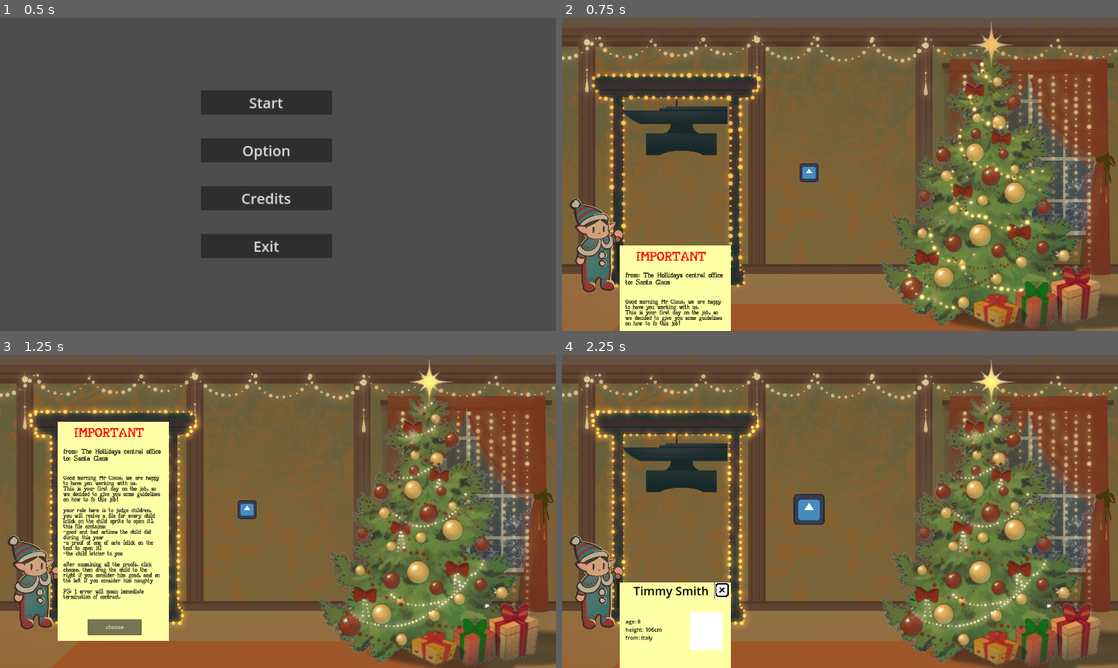
Above: before the commit, frames 1-4 (two rows, left to right).
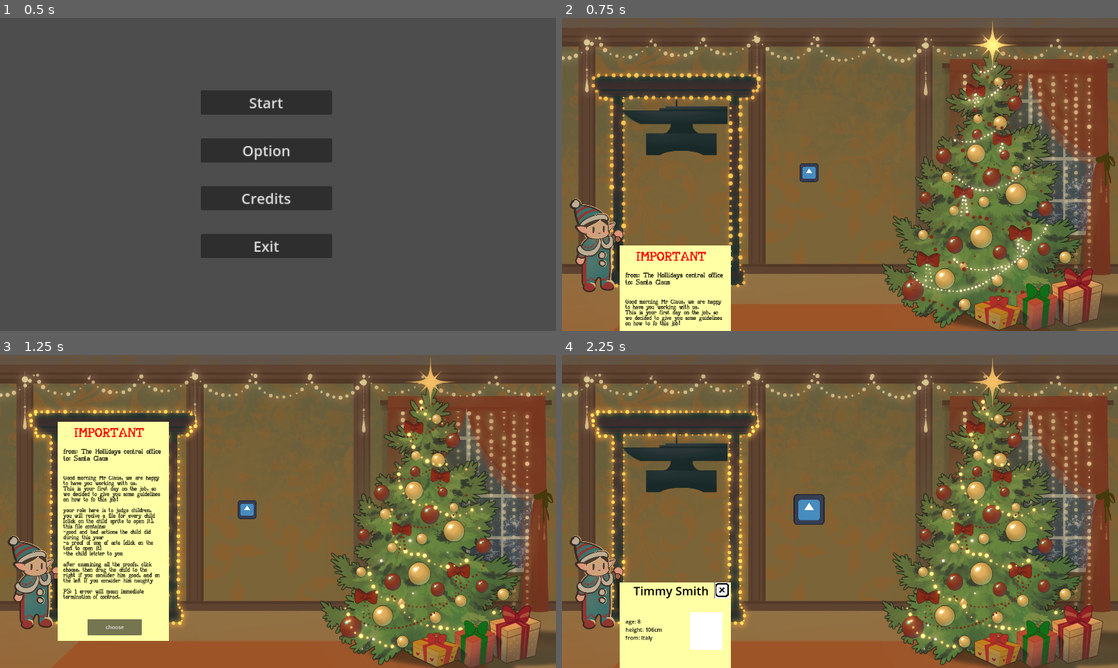
Above: after the commit, the same moments.

Repository: Zapzoop/chritmasgamejam
Game: Godot game, scene res://main_menu/mainmenu.tscn
Two runs of this game, one before a commit and one after it. Both use one fixed random seed, a clock stepped at 60 frames per second and the inputs below. The engine's default icon, where the game draws it, is replaced by a stand-in: a white triangle on a blue panel in a dark square.
Inputs (mouse positions are in pixels of both pictures, inside the frame that each line leads up to):
- Up to frame 1 (0.5 s): no input
- Up to frame 2 (0.75 s): click "Start" at 0.5 s
- Up to frame 3 (1.25 s): no input
- Up to frame 4 (2.25 s): click "choose" at 1.25 s; move the mouse to (806, 508) at 2.02 s; press the mouse at (806, 508) at 2.03 s

Frame 1 is identical in both runs. In frame 2, 7.6% of the frame differs, in the area x 57-98%, y 0-100%; in frame 3, 7.7%; in frame 4, 7.7%.

Commit message:
added the new tree textures

Diff:
--- a/assets/scenes&scripts/child_file.tscn
+++ b/assets/scenes&scripts/child_file.tscn
@@ -2,6 +2,21 @@
 
 [ext_resource type="Script" path="res://generator/generator.gd" id="1_tt4ca"]
 [ext_resource type="Texture2D" uid="uid://cbkldmjmlvhyw" path="res://assets/icons/close.jpg" id="2_fnb60"]
+
+[sub_resource type="Animation" id="Animation_xboi3"]
+resource_name = "close"
+tracks/0/type = "value"
+tracks/0/imported = false
+tracks/0/enabled = true
+tracks/0/path = NodePath(".:position")
+tracks/0/interp = 1
+tracks/0/loop_wrap = true
+tracks/0/keys = {
+"times": PackedFloat32Array(0, 0.2, 0.5, 0.9),
+"transitions": PackedFloat32Array(1, 1, 1, 1),
+"update": 0,
+"values": [Vector2(120, 90), Vector2(120, 130), Vector2(120, 200), Vector2(120, 664)]
+}
 
 [sub_resource type="Animation" id="Animation_plked"]
 resource_name = "open"
@@ -16,21 +31,6 @@
 "transitions": PackedFloat32Array(1, 1, 1, 1),
 "update": 0,
 "values": [Vector2(120, 664), Vector2(120, 200), Vector2(120, 130), Vector2(120, 90)]
-}
-
-[sub_resource type="Animation" id="Animation_xboi3"]
-resource_name = "close"
-tracks/0/type = "value"
-tracks/0/imported = false
-tracks/0/enabled = true
-tracks/0/path = NodePath(".:position")
-tracks/0/interp = 1
-tracks/0/loop_wrap = true
-tracks/0/keys = {
-"times": PackedFloat32Array(0, 0.2, 0.5, 0.9),
-"transitions": PackedFloat32Array(1, 1, 1, 1),
-"update": 0,
-"values": [Vector2(120, 90), Vector2(120, 130), Vector2(120, 200), Vector2(120, 664)]
 }
 
 [sub_resource type="AnimationLibrary" id="AnimationLibrary_xxlrj"]
--- a/assets/scenes&scripts/tutorial.tscn
+++ b/assets/scenes&scripts/tutorial.tscn
@@ -7,6 +7,21 @@
 [sub_resource type="Theme" id="Theme_j6tsk"]
 default_font = ExtResource("2_aqwty")
 default_font_size = 28
+
+[sub_resource type="Animation" id="Animation_xboi3"]
+resource_name = "close"
+tracks/0/type = "value"
+tracks/0/imported = false
+tracks/0/enabled = true
+tracks/0/path = NodePath(".:position")
+tracks/0/interp = 1
+tracks/0/loop_wrap = true
+tracks/0/keys = {
+"times": PackedFloat32Array(0, 0.2, 0.5, 0.9),
+"transitions": PackedFloat32Array(1, 1, 1, 1),
+"update": 0,
+"values": [Vector2(120, 90), Vector2(120, 130), Vector2(120, 200), Vector2(120, 664)]
+}
 
 [sub_resource type="Animation" id="Animation_plked"]
 resource_name = "open"
@@ -21,21 +36,6 @@
 "transitions": PackedFloat32Array(1, 1, 1, 1),
 "update": 0,
 "values": [Vector2(120, 664), Vector2(120, 200), Vector2(120, 130), Vector2(120, 90)]
-}
-
-[sub_resource type="Animation" id="Animation_xboi3"]
-resource_name = "close"
-tracks/0/type = "value"
-tracks/0/imported = false
-tracks/0/enabled = true
-tracks/0/path = NodePath(".:position")
-tracks/0/interp = 1
-tracks/0/loop_wrap = true
-tracks/0/keys = {
-"times": PackedFloat32Array(0, 0.2, 0.5, 0.9),
-"transitions": PackedFloat32Array(1, 1, 1, 1),
-"update": 0,
-"values": [Vector2(120, 90), Vector2(120, 130), Vector2(120, 200), Vector2(120, 664)]
 }
 
 [sub_resource type="AnimationLibrary" id="AnimationLibrary_xxlrj"]
--- a/character/anvil/anvil_file.tscn
+++ b/character/anvil/anvil_file.tscn
@@ -3,6 +3,21 @@
 [ext_resource type="Script" path="res://anvil.gd" id="1_patcr"]
 [ext_resource type="Theme" uid="uid://cuevdh5m46808" path="res://assets/fonts/normal.tres" id="2_cpgnb"]
 [ext_resource type="Texture2D" uid="uid://cbkldmjmlvhyw" path="res://assets/icons/close.jpg" id="3_ny1pj"]
+
+[sub_resource type="Animation" id="Animation_xboi3"]
+resource_name = "close"
+tracks/0/type = "value"
+tracks/0/imported = false
+tracks/0/enabled = true
+tracks/0/path = NodePath(".:position")
+tracks/0/interp = 1
+tracks/0/loop_wrap = true
+tracks/0/keys = {
+"times": PackedFloat32Array(0, 0.2, 0.5, 0.9),
+"transitions": PackedFloat32Array(1, 1, 1, 1),
+"update": 0,
+"values": [Vector2(120, 90), Vector2(120, 130), Vector2(120, 200), Vector2(120, 664)]
+}
 
 [sub_resource type="Animation" id="Animation_plked"]
 resource_name = "open"
@@ -17,21 +32,6 @@
 "transitions": PackedFloat32Array(1, 1, 1, 1),
 "update": 0,
 "values": [Vector2(120, 664), Vector2(120, 200), Vector2(120, 130), Vector2(120, 90)]
-}
-
-[sub_resource type="Animation" id="Animation_xboi3"]
-resource_name = "close"
-tracks/0/type = "value"
-tracks/0/imported = false
-tracks/0/enabled = true
-tracks/0/path = NodePath(".:position")
-tracks/0/interp = 1
-tracks/0/loop_wrap = true
-tracks/0/keys = {
-"times": PackedFloat32Array(0, 0.2, 0.5, 0.9),
-"transitions": PackedFloat32Array(1, 1, 1, 1),
-"update": 0,
-"values": [Vector2(120, 90), Vector2(120, 130), Vector2(120, 200), Vector2(120, 664)]
 }
 
 [sub_resource type="AnimationLibrary" id="AnimationLibrary_xxlrj"]
--- a/mainlevel/level.tscn
+++ b/mainlevel/level.tscn
@@ -3,8 +3,8 @@
 [ext_resource type="Script" path="res://mainlevel/level.gd" id="1_xguva"]
 [ext_resource type="PackedScene" uid="uid://crd2ohkb3lewo" path="res://assets/scenes&scripts/tutorial.tscn" id="2_prt3w"]
 [ext_resource type="Texture2D" uid="uid://bwuje4q6anm0o" path="res://assets/grafics/bg.jpeg" id="3_2apgr"]
-[ext_resource type="Texture2D" uid="uid://qyxh1k8jjnwg" path="res://assets/grafics/tree/TreeIdle.png" id="3_ifg0a"]
-[ext_resource type="Texture2D" uid="uid://yei4th02xx80" path="res://assets/grafics/tree/treeIdle (2).png" id="4_bw8dr"]
+[ext_resource type="Texture2D" uid="uid://bynxb35vi87sj" path="res://assets/grafics/tree/treeIdle1.png" id="3_uon42"]
+[ext_resource type="Texture2D" uid="uid://b4fj3yrce0xxs" path="res://assets/grafics/tree/treeIdle2.png" id="4_1ok3f"]
 [ext_resource type="Texture2D" uid="uid://8yrk6p4wbuck" path="res://assets/grafics/anvill/anvilIDLE1.png" id="5_423j7"]
 [ext_resource type="Texture2D" uid="uid://ea6ocanfdiqf" path="res://assets/grafics/anvill/anvilIDLE2.png" id="6_hbgdg"]
 
@@ -15,10 +15,10 @@
 animations = [{
 "frames": [{
 "duration": 1.0,
-"texture": ExtResource("3_ifg0a")
+"texture": ExtResource("3_uon42")
 }, {
 "duration": 1.0,
-"texture": ExtResource("4_bw8dr")
+"texture": ExtResource("4_1ok3f")
 }],
 "loop": true,
 "name": &"idle",
@@ -74,8 +74,8 @@
 shape = SubResource("RectangleShape2D_41rdw")
 
 [node name="tree" type="AnimatedSprite2D" parent="presents"]
-position = Vector2(-441.5, 49.75)
-scale = Vector2(1.72523, 1.716)
+position = Vector2(-440, 52)
+scale = Vector2(0.6, 0.6)
 sprite_frames = SubResource("SpriteFrames_yyth6")
 animation = &"idle"
 autoplay = "idle"
Binary file removed: assets/grafics/tree/TreeIdle.png
Binary file removed: assets/grafics/tree/treeIdle (2).png
Binary file added: assets/grafics/tree/treeIdle1.png
Not shown, changed: assets/grafics/tree/treeIdle1.png.import
Binary file added: assets/grafics/tree/treeIdle2.png
Not shown, changed: assets/grafics/tree/treeIdle2.png.import
Not shown: 2 places in character/child/child.tscn that only renumber resources
